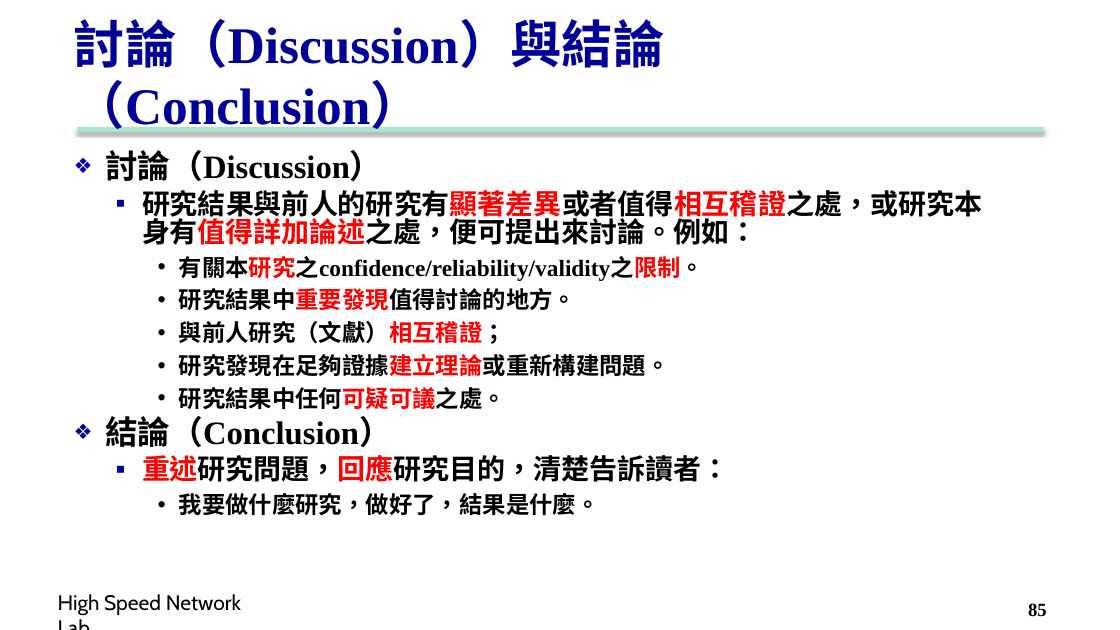
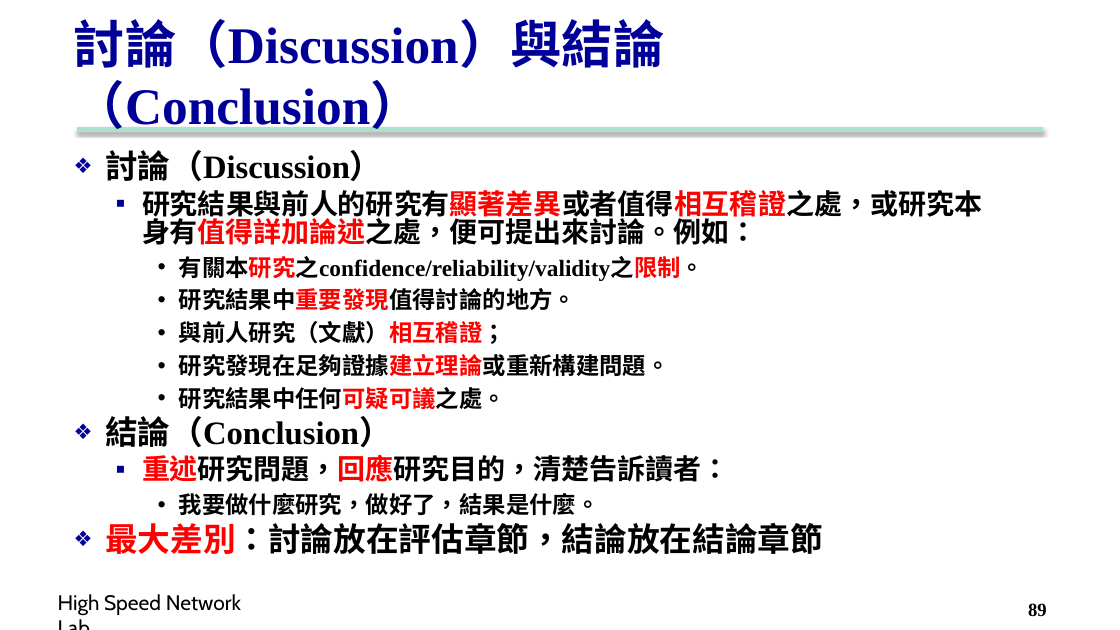
Before and after one commit to carina419/NTUST, a slide deck: slide 89 of MI5014701 科技研究與論文寫作 Technology Research and Thesis Writing/2. Structure.pptx (slide 85 before the commit). Drawn at 1120x630 pixels with LibreOffice and Linux fonts; fonts in the diff are those of the drawing; background and template pictures are left out. Boxes give left, top, right and bottom in pixels: in the first picture for what was removed or moved away, otherwise in the second. Text is boxed around its words. In the diff, an @@ line names an element or a change of style, - is before the commit and + after.

```diff
--- a/MI5014701 科技研究與論文寫作 Technology Research and Thesis Writing/2. Structure.pptx
+++ b/MI5014701 科技研究與論文寫作 Technology Research and Thesis Writing/2. Structure.pptx
@@ text at (105,523,823,554): paragraph added @@
+❖ 最大差別：討論放在評估章節，結論放在結論章節
@@ page number at (1028,603,1047,616): text changed @@
-85
+89
```
Also in this commit, not shown: 20 other slides changed, 4 slides added, 2 other files.
